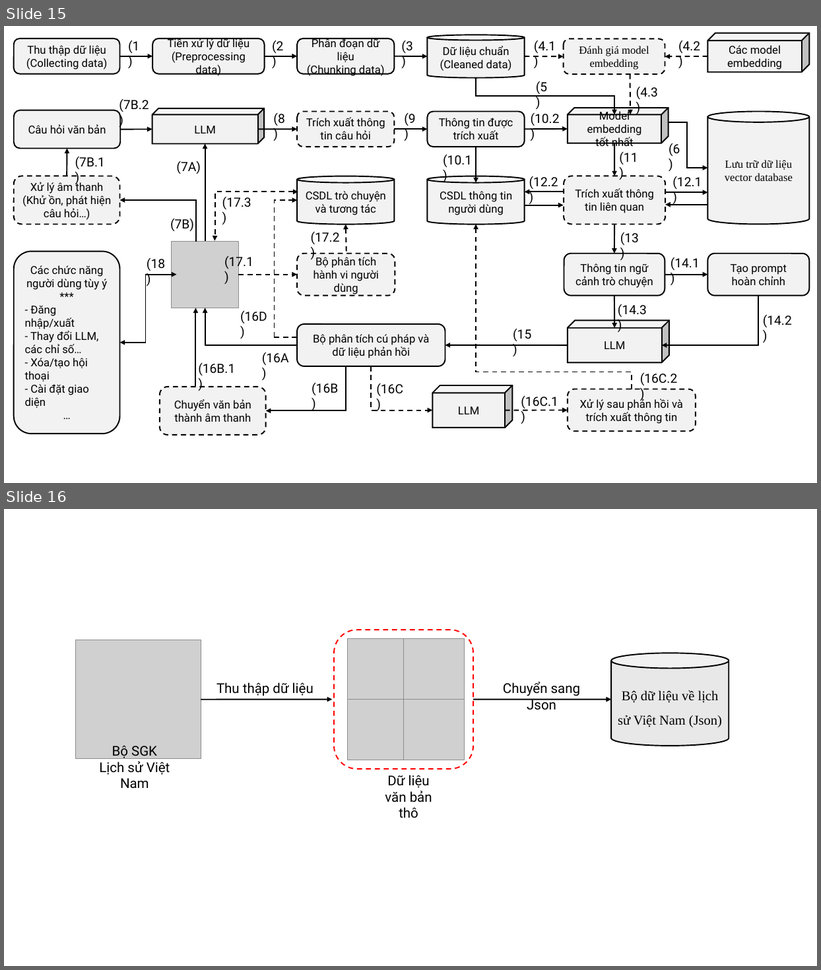
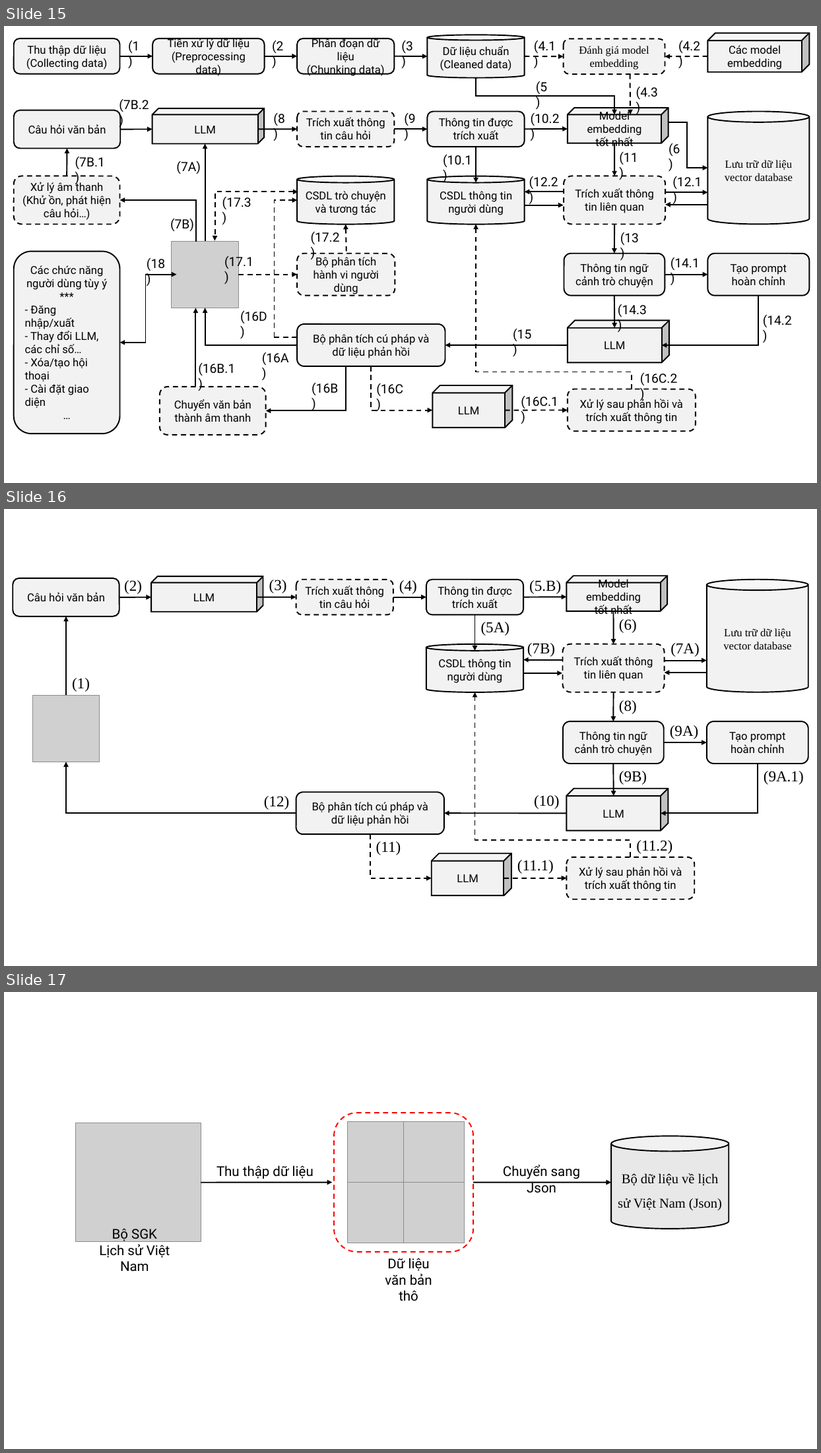
Before and after one commit to ngovanuc/Vietnamese_History_Chatbot, a slide deck: documents/hinh_ve_trong_cao_cao_do_an.pptx. Shown one above the other, each under a label of ours: slides 15 and 16 before the commit, slides 15, 16 and 17 after it. The pictures are 821x970 and 821x1453 pixels, drawn with LibreOffice and Linux fonts; fonts in the diff are those of the drawing; grey boxes stand for pictures. Boxes give left, top, right and bottom in pixels: in the first picture for what was removed or moved away, otherwise in the second. Text is boxed around its words. In the diff, an @@ line names an element or a change of style, - is before the commit and + after.

```diff
--- a/documents/hinh_ve_trong_cao_cao_do_an.pptx
+++ b/documents/hinh_ve_trong_cao_cao_do_an.pptx
@@ slide 16 added at (x1=4, y1=509, x2=817, y2=966), background #FFFFFF @@
@@ text added at (x1=124, y1=580, x2=142, y2=594), 18 pt, text #000000 @@
+(2)
@@ text added at (x1=269, y1=580, x2=287, y2=593), 18 pt, text #000000 @@
+(3)
@@ text added at (x1=399, y1=580, x2=417, y2=594), 18 pt, text #000000 @@
+(4)
@@ text added at (x1=529, y1=580, x2=561, y2=594), 18 pt, text #000000 @@
+(5.B)
@@ group added at (x1=13, y1=576, x2=809, y2=900): 16 arrows, 8 rounded rectangles, 4 cubes, 4 elbow arrows, 2 cylinders, 1 picture @@
+Model embedding
+tốt nhất
+Lưu trữ dữ liệu
+vector database
+Thông tin được trích xuất
+Trích xuất thông tin câu hỏi
+LLM
+Câu hỏi văn bản
+Trích xuất thông tin liên quan
+CSDL thông tin người dùng
+Tạo prompt
+hoàn chỉnh
+LLM
+Bộ phân tích cú pháp và
+dữ liệu phản hồi
+Thông tin ngữ cảnh trò chuyện
+Xử lý sau phản hồi và
+trích xuất thông tin
+LLM
@@ text added at (x1=481, y1=622, x2=510, y2=636), 18 pt, text #000000 @@
+(5A)
@@ text added at (x1=619, y1=619, x2=637, y2=633), 18 pt, text #000000 @@
+(6)
@@ text added at (x1=527, y1=643, x2=555, y2=657), 18 pt, text #000000 @@
+(7B)
@@ text added at (x1=671, y1=643, x2=700, y2=657), 18 pt, text #000000 @@
+(7A)
@@ text added at (x1=72, y1=678, x2=90, y2=692), 18 pt, text #000000 @@
+(1)
@@ text added at (x1=619, y1=700, x2=637, y2=714), 18 pt, text #000000 @@
+(8)
@@ text added at (x1=670, y1=725, x2=699, y2=739), 18 pt, text #000000 @@
+(9A)
@@ text added at (x1=619, y1=771, x2=647, y2=785), 18 pt, text #000000 @@
+(9B)
@@ text added at (x1=764, y1=771, x2=804, y2=785), 18 pt, text #000000 @@
+(9A.1)
@@ text added at (x1=264, y1=796, x2=289, y2=810), 18 pt, text #000000 @@
+(12)
@@ text added at (x1=534, y1=795, x2=559, y2=809), 18 pt, text #000000 @@
+(10)
@@ text added at (x1=376, y1=842, x2=401, y2=855), 18 pt, text #000000 @@
+(11)
@@ text added at (x1=636, y1=840, x2=673, y2=854), 18 pt, text #000000 @@
+(11.2)
@@ text added at (x1=517, y1=860, x2=554, y2=874), 18 pt, text #000000 @@
+(11.1)
@@ what was slide 16 is now slide 17 @@
```
Also in this commit, not shown: 1 slide changed, 1 other file.
